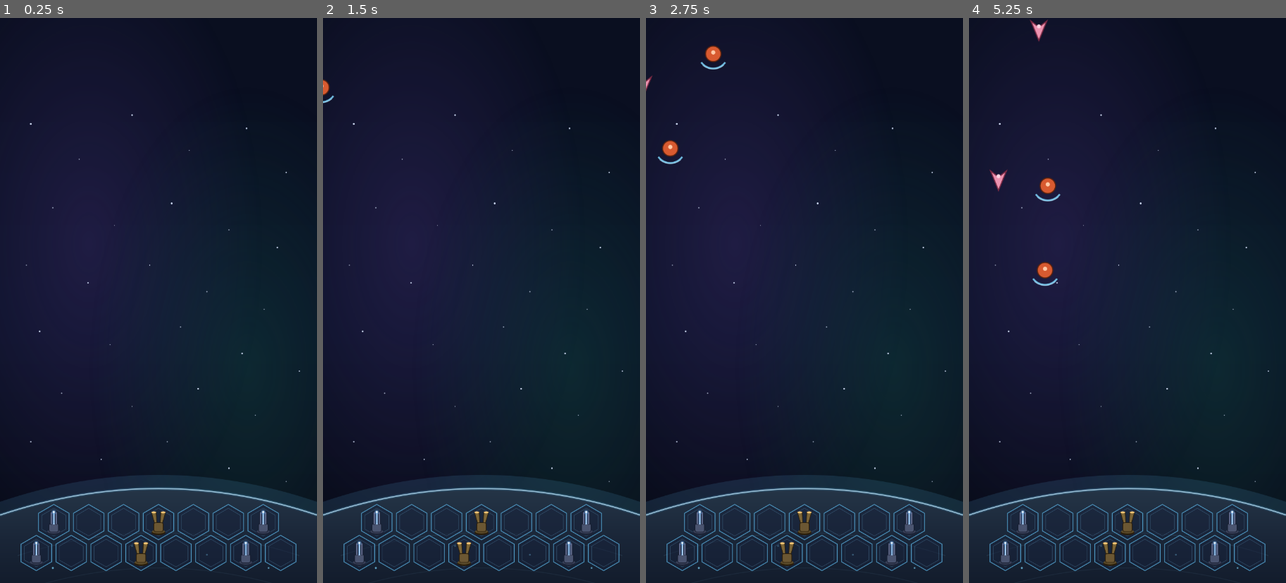
Above: before the commit, frames 1-4 (left to right).
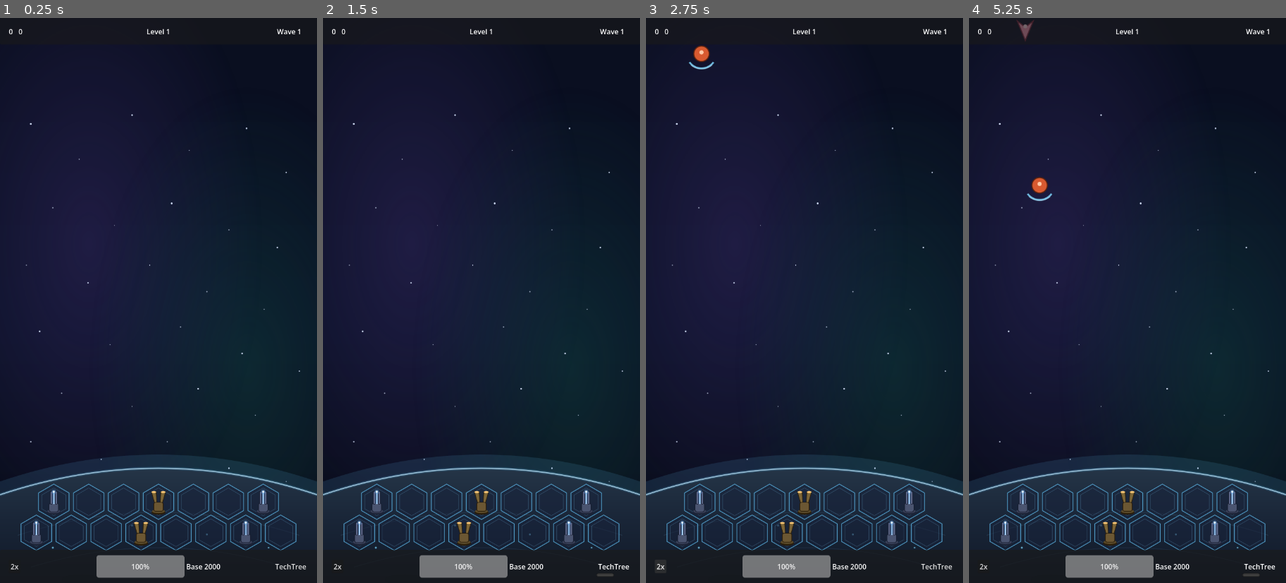
Above: after the commit, the same moments.

Repository: CedThen/space-defense
Game: Godot game, scene res://scenes/game/battle.tscn
Same seed, same stepped clock (60 frames per second), same inputs: the game is played once before the commit and once after it. The engine's default icon, where the game draws it, is replaced by a stand-in: a white triangle on a blue panel in a dark square.
Inputs (mouse positions are in pixels of both pictures, inside the frame that each line leads up to):
- Up to frame 1 (0.25 s): no input
- Up to frame 2 (1.5 s): click (338, 566) at 0.5 s, where only the run after the commit has a clickable "2x"; click (614, 566) at 1.25 s, where only the run after the commit has a clickable "TechTree"
- Up to frame 3 (2.75 s): click (661, 566) at 2 s, where only the run after the commit has a clickable "2x"
- Up to frame 4 (5.25 s): click (1260, 566) at 2.75 s, where only the run after the commit has a clickable "TechTree"; click (984, 566) at 3.5 s, where only the run after the commit has a clickable "2x"; click (1260, 566) at 4.25 s, where only the run after the commit has a clickable "TechTree"

The runs differ from the first frame. In frame 1, 8.7% of the frame differs, in the area x 0-100%, y 1-100%; in frame 2, 8.8%; in frame 3, 9.2%; in frame 4, 9.4%, in the area x 0-100%, y 0-100%.

Commit message:
adds top and bottom bar UI

Diff:
--- a/scenes/game/battle.tscn
+++ b/scenes/game/battle.tscn
@@ -13,6 +13,9 @@
 [ext_resource type="Script" uid="uid://br4w882hcff62" path="res://scripts/resources/enemy_def.gd" id="11_wnkjm"]
 [ext_resource type="Resource" uid="uid://dreb66audcler" path="res://resources/enemies/swarm.tres" id="12_t3tos"]
 [ext_resource type="Resource" uid="uid://bf8fyl8bpts1k" path="res://resources/enemies/shielded.tres" id="13_hmn6t"]
+[ext_resource type="Script" uid="uid://dd0fqnartf51i" path="res://scripts/game/base.gd" id="14_t3tos"]
+[ext_resource type="Script" uid="uid://btnwkk1mifio7" path="res://scripts/ui/battle_ui/top_bar.gd" id="15_hmn6t"]
+[ext_resource type="Script" uid="uid://ckla7t78w1lvg" path="res://scripts/ui/battle_ui/bottom_bar.gd" id="16_orxx1"]
 
 [sub_resource type="RectangleShape2D" id="RectangleShape2D_kejiv"]
 size = Vector2(720, 23)
@@ -23,7 +26,7 @@
 texture = ExtResource("1_07g06")
 
 [node name="PlanetSurface" type="Sprite2D" parent="." unique_id=296866420]
-position = Vector2(0, 946)
+position = Vector2(0, 900)
 texture = ExtResource("2_eadm2")
 centered = false
 
@@ -49,6 +52,7 @@
 unique_name_in_owner = true
 
 [node name="SpawnArea" type="Area2D" parent="." unique_id=1499333781]
+visible = false
 
 [node name="CollisionShape2D" type="CollisionShape2D" parent="SpawnArea" unique_id=76475386]
 position = Vector2(360, 12.5)
@@ -58,8 +62,172 @@
 [node name="Enemies" type="Node2D" parent="." unique_id=1213258411]
 
 [node name="Base" type="Area2D" parent="." unique_id=1790348595 groups=["base"]]
+collision_layer = 2
+script = ExtResource("14_t3tos")
 
 [node name="CollisionPolygon2d" type="CollisionPolygon2D" parent="Base" unique_id=884801656]
+visible = false
 polygon = PackedVector2Array(0, 1280, 0, 1124, 88, 1100, 205, 1076, 306, 1067, 405, 1065, 496, 1075, 585, 1088, 660, 1105, 719, 1126, 719, 1280)
 
 [node name="Projectiles" type="Node2D" parent="." unique_id=1718105680 groups=["projectiles"]]
+
+[node name="HPLabel" type="Label" parent="." unique_id=2069018325]
+offset_left = 245.0
+offset_top = 1254.0
+offset_right = 457.0
+offset_bottom = 1277.0
+
+[node name="BattleUI" type="CanvasLayer" parent="." unique_id=1800197488]
+
+[node name="UIRoot" type="Control" parent="BattleUI" unique_id=189743148]
+layout_mode = 3
+anchors_preset = 15
+anchor_right = 1.0
+anchor_bottom = 1.0
+grow_horizontal = 2
+grow_vertical = 2
+
+[node name="TopBarPanelContainer" type="PanelContainer" parent="BattleUI/UIRoot" unique_id=43555719]
+layout_mode = 1
+anchors_preset = 10
+anchor_right = 1.0
+grow_horizontal = 2
+script = ExtResource("15_hmn6t")
+
+[node name="MarginContainer" type="MarginContainer" parent="BattleUI/UIRoot/TopBarPanelContainer" unique_id=1014308364]
+custom_minimum_size = Vector2(0, 60)
+layout_mode = 2
+theme_override_constants/margin_left = 20
+theme_override_constants/margin_top = 12
+theme_override_constants/margin_right = 20
+theme_override_constants/margin_bottom = 12
+
+[node name="Bar" type="Control" parent="BattleUI/UIRoot/TopBarPanelContainer/MarginContainer" unique_id=666417221]
+layout_mode = 2
+
+[node name="ResourceHBox" type="HBoxContainer" parent="BattleUI/UIRoot/TopBarPanelContainer/MarginContainer/Bar" unique_id=1248445293]
+layout_mode = 1
+anchors_preset = 4
+anchor_top = 0.5
+anchor_bottom = 0.5
+offset_top = -11.5
+offset_right = 157.0
+offset_bottom = 11.5
+grow_vertical = 2
+theme_override_constants/separation = 12
+
+[node name="MaterialLabel" type="Label" parent="BattleUI/UIRoot/TopBarPanelContainer/MarginContainer/Bar/ResourceHBox" unique_id=196597960]
+unique_name_in_owner = true
+layout_mode = 2
+text = "% Material"
+
+[node name="CoresLabel" type="Label" parent="BattleUI/UIRoot/TopBarPanelContainer/MarginContainer/Bar/ResourceHBox" unique_id=1468864768]
+unique_name_in_owner = true
+layout_mode = 2
+text = "% Cores"
+
+[node name="LevelLabel" type="Label" parent="BattleUI/UIRoot/TopBarPanelContainer/MarginContainer/Bar" unique_id=550664051]
+unique_name_in_owner = true
+layout_mode = 1
+anchors_preset = 8
+anchor_left = 0.5
+anchor_top = 0.5
+anchor_right = 0.5
+anchor_bottom = 0.5
+offset_left = -27.0
+offset_top = -11.5
+offset_right = 27.0
+offset_bottom = 11.5
+grow_horizontal = 2
+grow_vertical = 2
+text = "Level 1"
+
+[node name="WaveLabel" type="Label" parent="BattleUI/UIRoot/TopBarPanelContainer/MarginContainer/Bar" unique_id=1124999475]
+unique_name_in_owner = true
+layout_mode = 1
+anchors_preset = 6
+anchor_left = 1.0
+anchor_top = 0.5
+anchor_right = 1.0
+anchor_bottom = 0.5
+offset_left = -71.0
+offset_top = -11.5
+offset_bottom = 11.5
+grow_horizontal = 0
+grow_vertical = 2
+text = "Wave 1/4"
+
+[node name="BottomBarPanelContainer" type="PanelContainer" parent="BattleUI/UIRoot" unique_id=1360439384]
+layout_mode = 1
+anchors_preset = 12
+anchor_top = 1.0
+anchor_right = 1.0
+anchor_bottom = 1.0
+offset_top = -60.0
+grow_horizontal = 2
+grow_vertical = 0
+script = ExtResource("16_orxx1")
+
+[node name="MarginContainer" type="MarginContainer" parent="BattleUI/UIRoot/BottomBarPanelContainer" unique_id=1248145899]
+custom_minimum_size = Vector2(0, 75)
+layout_mode = 2
+theme_override_constants/margin_left = 20
+theme_override_constants/margin_top = 12
+theme_override_constants/margin_right = 20
+theme_override_constants/margin_bottom = 12
+
+[node name="Bar" type="Control" parent="BattleUI/UIRoot/BottomBarPanelContainer/MarginContainer" unique_id=1484647474]
+layout_mode = 2
+
+[node name="SpeedControlButton" type="Button" parent="BattleUI/UIRoot/BottomBarPanelContainer/MarginContainer/Bar" unique_id=1101382596]
+unique_name_in_owner = true
+layout_mode = 1
+anchors_preset = 4
+anchor_top = 0.5
+anchor_bottom = 0.5
+offset_top = -15.5
+offset_right = 26.0
+offset_bottom = 15.5
+grow_vertical = 2
+text = "2x"
+
+[node name="HBoxContainer" type="HBoxContainer" parent="BattleUI/UIRoot/BottomBarPanelContainer/MarginContainer/Bar" unique_id=1745441315]
+custom_minimum_size = Vector2(300, 30)
+layout_mode = 1
+anchors_preset = 8
+anchor_left = 0.5
+anchor_top = 0.5
+anchor_right = 0.5
+anchor_bottom = 0.5
+offset_left = -52.5
+offset_top = -20.0
+offset_right = 52.5
+offset_bottom = 20.0
+grow_horizontal = 2
+grow_vertical = 2
+alignment = 1
+
+[node name="BaseBar" type="ProgressBar" parent="BattleUI/UIRoot/BottomBarPanelContainer/MarginContainer/Bar/HBoxContainer" unique_id=1997935922]
+unique_name_in_owner = true
+custom_minimum_size = Vector2(200, 51)
+layout_mode = 2
+
+[node name="BaseLabel" type="Label" parent="BattleUI/UIRoot/BottomBarPanelContainer/MarginContainer/Bar/HBoxContainer" unique_id=217963336]
+unique_name_in_owner = true
+layout_mode = 2
+text = "2000"
+
+[node name="TechTreeButton" type="MenuButton" parent="BattleUI/UIRoot/BottomBarPanelContainer/MarginContainer/Bar" unique_id=587913479]
+unique_name_in_owner = true
+layout_mode = 1
+anchors_preset = 6
+anchor_left = 1.0
+anchor_top = 0.5
+anchor_right = 1.0
+anchor_bottom = 0.5
+offset_left = -53.0
+offset_top = -15.5
+offset_bottom = 15.5
+grow_horizontal = 0
+grow_vertical = 2
+text = "TechTree"
--- a/scenes/game/wave_spawner.gd
+++ b/scenes/game/wave_spawner.gd
@@ -37,6 +37,6 @@
 
 func _random_spawn_point() -> Vector2:
 	var shape := (spawn_area.get_node("CollisionShape2D") as CollisionShape2D).shape as RectangleShape2D
-	var half_w := shape.size.x * 0.5
+	var half_w := shape.size.x * 0.40
 	var c := spawn_area.global_position
 	return Vector2(c.x + randf_range(-half_w, half_w), c.y)
--- /dev/null
+++ b/scripts/game/base.gd
@@ -0,0 +1,6 @@
+extends Area2D
+## The hull. Forwards damage to RunState (the SSOT).
+## Base-side effects (shield, hit flash, …) will live here later.
+
+func take_damage(amount: int) -> void:
+	RunState.damage_base(amount)
--- a/scripts/game/enemy.gd
+++ b/scripts/game/enemy.gd
@@ -9,8 +9,14 @@
 @onready var _sprite: Sprite2D = $Sprite2D
 @onready var _collision: CollisionShape2D = $CollisionShape2D
 
+enum State { ADVANCE, ATTACK }
+
 var hp: float
+var _state := State.ADVANCE
 var _velocity: Vector2
+var _target_point: Vector2
+var _base: Node
+var _attack_cooldown := 0.0
 
 signal died
 
@@ -23,14 +29,35 @@
 		_sprite.texture = def.texture
 	_sprite.scale = Vector2.ONE * def.display_scale
 	_size_collision_from_texture()
-	# One-time: aim at the base. After this we never touch the base again (this step).
-	var target := _pick_base_target()
-	_velocity = (target - global_position).normalized() * def.speed
+	_base = get_tree().get_first_node_in_group("base")
+	_target_point = _pick_base_target()
+	_velocity = (_target_point - global_position).normalized() * def.speed
 
 func _physics_process(delta: float) -> void:
-	position += _velocity * delta
-	if global_position.y > get_viewport_rect().size.y + 64.0:
-		queue_free()   # temporary safety net until stop-at-range lands
+	match _state:
+		State.ADVANCE: _advance(delta)
+		State.ATTACK: _attack(delta)
+
+func _advance(delta: float) -> void:
+	global_position += _velocity * delta
+	if _base != null and global_position.distance_to(_target_point) <= def.attack_range:
+		if def.attack_kind == EnemyDef.AttackKind.SUICIDE:
+			_hit_base()
+			_die()
+		else:
+			_state = State.ATTACK
+	elif not get_viewport_rect().has_point(global_position):
+		queue_free()   # safety net if there's no base to stop at
+
+func _attack(delta: float) -> void:
+	_attack_cooldown -= delta
+	if _attack_cooldown <= 0.0:
+		_hit_base()
+		_attack_cooldown = 1.0 / def.attack_rate
+
+func _hit_base() -> void:
+	if _base != null and _base.has_method("take_damage"):
+		_base.take_damage(int(def.attack_damage))
 
 func take_damage(amount: float) -> void:
 	hp -= amount
@@ -48,7 +75,7 @@
 		return
 	var tex := def.texture.get_size() * def.display_scale
 	var circle := CircleShape2D.new()
-	circle.radius = max(tex.x, tex.y) * 0.5
+	circle.radius = max(tex.x, tex.y) * 0.3
 	_collision.shape = circle
 
 
--- a/scripts/game/game_manager.gd
+++ b/scripts/game/game_manager.gd
@@ -12,7 +12,13 @@
 func _ready() -> void:
 	RunState.start_run()
 	_prototype_populate()
+	RunState.base_hp_changed.connect(_on_base_hp_changed)
 	wave_spawner.start()
+
+func _on_base_hp_changed(amount: int) -> void:
+	if amount <= 0:
+		wave_spawner.stop()
+		print("DEFEAT")   # TODO: show a defeat label; real transition comes with run-flow
 
 func place_structure(cell: HexCell, def: StructureDef) -> void:
 	if cell.occupant != null or structure_scene == null:
--- a/scripts/game/projectile.gd
+++ b/scripts/game/projectile.gd
@@ -21,6 +21,6 @@
 		queue_free()
 
 func _on_area_entered(area: Area2D) -> void:
-	if area.has_method("take_damage"):
+	if area.is_in_group("enemies") and area.has_method("take_damage"):
 		area.take_damage(_damage)
 		queue_free()
--- a/scripts/run/run_state.gd
+++ b/scripts/run/run_state.gd
@@ -3,6 +3,7 @@
 ## Pure data: ids + primitives only, no nodes/Resources. The board renders from this.
 
 signal material_changed(amount: int)
+signal cores_changed(amount: int)
 signal base_hp_changed(amount: int)
 
 const SAVE_PATH := "user://run.save"
@@ -10,10 +11,11 @@
 var current_run := false
 var level := 1
 var material := 0
+var alien_cores := 0
 var base_hp := 2000                  # placeholder starting hull
+var base_hp_max := 2000
 # each entry: { "def_id": String, "coords": [x, y], "level": int }
 var placed_structures: Array = []    # untyped on purpose — JSON loads come back untyped
-# tech / powers / curses slot in here later
 
 # --- lifecycle ---
 func start_run() -> void:
@@ -21,8 +23,13 @@
 	current_run = true
 	level = 1
 	material = 0
-	base_hp = 20
+	alien_cores = 0
+	base_hp = 2000
+	base_hp_max = base_hp
 	placed_structures.clear()
+	material_changed.emit(material)
+	cores_changed.emit(alien_cores)
+	base_hp_changed.emit(base_hp)
 
 # --- material ---
 func can_afford(cost: int) -> bool:
@@ -37,6 +44,18 @@
 		return false
 	material -= cost
 	material_changed.emit(material)
+	return true
+
+# --- alien cores ---
+func add_cores(amount: int) -> void:
+	alien_cores += amount
+	cores_changed.emit(alien_cores)
+
+func spend_cores(cost: int) -> bool:
+	if alien_cores < cost:
+		return false
+	alien_cores -= cost
+	cores_changed.emit(alien_cores)
 	return true
 
 # --- base ---
@@ -61,7 +80,9 @@
 		"current_run": current_run,
 		"level": level,
 		"material": material,
+		"alien_cores": alien_cores,
 		"base_hp": base_hp,
+		"base_hp_max": base_hp_max,
 		"placed_structures": placed_structures,
 	}
 
@@ -69,7 +90,9 @@
 	current_run = d.get("current_run", false)
 	level = int(d.get("level", 1))        # JSON numbers parse as float — cast back
 	material = int(d.get("material", 0))
-	base_hp = int(d.get("base_hp", 20))
+	alien_cores = int(d.get("alien_cores", 0))
+	base_hp = int(d.get("base_hp", 2000))
+	base_hp_max = int(d.get("base_hp_max", 2000))
 	placed_structures = d.get("placed_structures", [])
 
 # --- disk I/O ---
--- /dev/null
+++ b/scripts/ui/battle_ui/bottom_bar.gd
@@ -0,0 +1,16 @@
+extends PanelContainer
+## Bottom bar — base HP readout. View of RunState.
+
+@onready var speed_control_button: Button = %SpeedControlButton
+@onready var _base_label: Label = %BaseLabel
+@onready var _base_bar: ProgressBar = %BaseBar
+@onready var tech_tree_button: MenuButton = %TechTreeButton
+
+func _ready() -> void:
+	RunState.base_hp_changed.connect(_on_base_hp_changed)
+	_base_bar.max_value = RunState.base_hp_max
+	_on_base_hp_changed(RunState.base_hp)
+
+func _on_base_hp_changed(amount: int) -> void:
+	_base_label.text = "Base %d" % amount
+	_base_bar.value = amount
--- /dev/null
+++ b/scripts/ui/battle_ui/top_bar.gd
@@ -0,0 +1,21 @@
+extends PanelContainer
+## TopBar HUD — resources (left), level (center), wave (right). View of RunState.
+
+@onready var _material: Label = %MaterialLabel
+@onready var _cores: Label = %CoresLabel
+@onready var _level: Label = %LevelLabel
+@onready var _wave: Label = %WaveLabel
+
+func _ready() -> void:
+	RunState.material_changed.connect(_on_material_changed)
+	RunState.cores_changed.connect(_on_cores_changed)
+	_on_material_changed(RunState.material)
+	_on_cores_changed(RunState.alien_cores)
+	_level.text = "Level %d" % RunState.level
+	_wave.text = "Wave 1"   # placeholder until GameManager drives wave state
+
+func _on_material_changed(amount: int) -> void:
+	_material.text = "%d" % amount
+
+func _on_cores_changed(amount: int) -> void:
+	_cores.text = "%d" % amount
Not shown, added: scripts/game/base.gd.uid
Not shown, added: scripts/ui/battle_ui/bottom_bar.gd.uid
Not shown, added: scripts/ui/battle_ui/top_bar.gd.uid
Not shown, changed: docs/ARCHITECTURE.md
Not shown, added: docs/BATTLE_UI.md
Not shown, added: docs/Battle UI Mockup (standalone).html
Not shown, changed: docs/DESIGN.md
Not shown, changed: docs/ECONOMY_AND_CONTENT.md
Not shown, changed: docs/Plan.md
